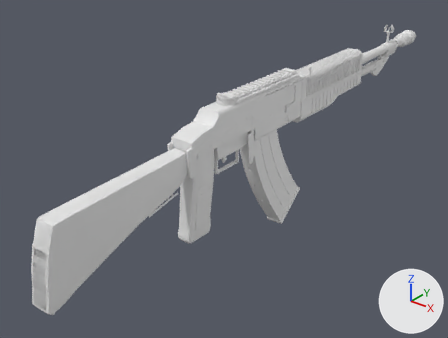
One commit to the glTF model models/an94/an94.glb: the scene before it, then after it.
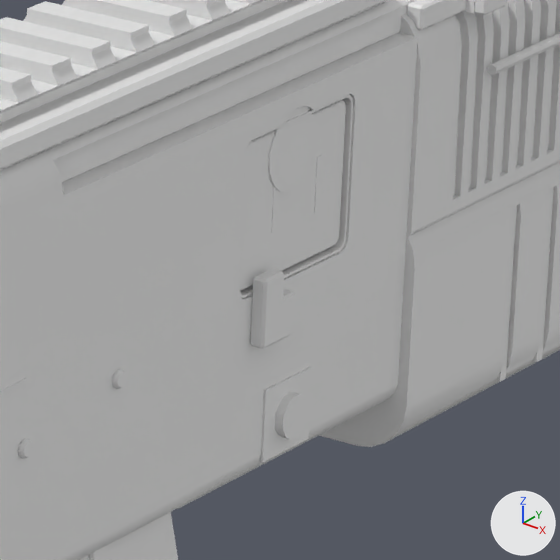
The first picture shows the older version from a 50 mm camera at (0.493, -0.53, 0.312) aimed at (-0.062, 0.164, -0.118). The close-ups show the older and then the newer version on the part from 58% to 71% of the width and 23% to 40% of the height of that picture. Only the edits that show in the close-ups are written down. Lighting does not change. The marker at lower right points along +X, +Y and +Z. Where no turn or scale is listed for an object, it has been applied to the vertices. Vertices at exactly the same position are counted once.

The first close-up shows 'base_1', 'base_2', 'base_25', 'base_26', 'base_27', 'base_3', 'base_6', 'base_93', 'handguard_44', 'mag_105', 'mag_96', 'optic_84', 'optic_85' and 10 more.
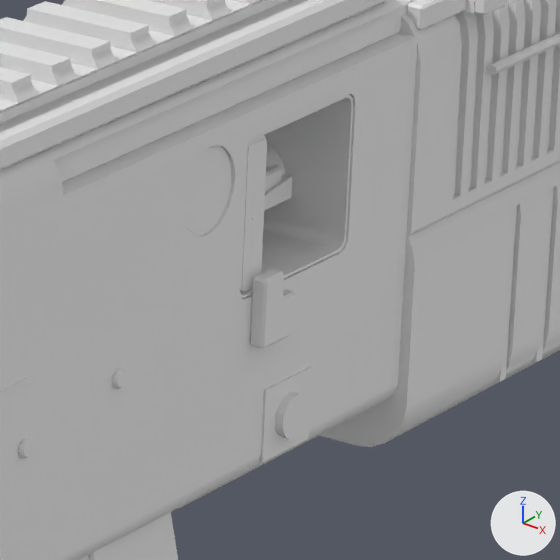
Diff of the bpy script that builds the scene:
```diff
--- a/models/an94/an94.glb.py
+++ b/models/an94/an94.glb.py
@@ me_tmp_116 @@
 # used by ob_base_1; location = (0.0, 0.0, 0.0)
-me_tmp_116.from_pydata(...)  # 497 vertices, 990 faces; spans x -0.017..0.017, y 0.0..0.255, z -0.04..0.028
+me_tmp_116.from_pydata(...)  # 529 vertices, 1054 faces; spans x -0.017..0.017, y 0.0..0.255, z -0.04..0.028
+# me_tmp_116 part 1: 82 vertices removed from x -0.002..0.017, y 0.195..0.226, z -0.04..0.027; 113 vertices added at x -0.014..0.017, y 0.19..0.204, z -0.04..0.027
+# other edits to the shape of me_tmp_116 do not show in these pictures
 me_tmp_116.materials.append(mat_polymer)
@@ me_tmp_117 @@
 # used by ob_base_3; location = (0.0, 0.0, 0.0)
-me_tmp_117.from_pydata(...)  # 48 vertices, 92 faces; spans x 0.0163..0.0167, y 0.21462..0.22782, z 0.00474..0.01794
+me_tmp_117.from_pydata(...)  # 48 vertices, 92 faces; spans x 0.0163..0.0167, y 0.19081..0.20401, z 0.00474..0.01794
+# me_tmp_117 part 2: the whole mesh is moved by (0.0, -0.02381, 0.0)
 me_tmp_117.materials.append(mat_rubber)
@@ me_tmp_110 @@
 # used by ob_base_93; location = (0.0, 0.0, 0.0)
-me_tmp_110.from_pydata(...)  # 120 vertices, 236 faces; spans x 0.011..0.0164, y 0.2078..0.2366, z -0.0082..0.0157
+me_tmp_110.from_pydata(...)  # 120 vertices, 236 faces; spans x 0.003..0.0164, y 0.2078..0.2146, z -0.0087..0.0162
+# me_tmp_110 part 3: 116 of 120 vertices moved; they spanned x 0.011..0.0164, y 0.2078..0.2366, z -0.0082..0.0157 and now span x 0.003..0.0164, y 0.2078..0.2146, z -0.0087..0.0162; mean shift (-0.0041, -0.0114, 0.0); largest move (0.0116, 0.235, 0.0157) -> (0.0035, 0.2121, 0.0162)
 me_tmp_110.materials.append(mat_black)
@@ me_tmp_117_1 @@
+me_tmp_117_1.from_pydata(...)  # 24 vertices, 44 faces; spans x 0.0036..0.0062, y 0.22258..0.23508, z -0.00052..0.00286
+me_tmp_117_1.materials.append(mat_gunmetal)  # white #e7e7e7
@@ ob_mag_100 @@
 ob_mag_100.parent = ob_part_mag
-ob_mag_100.location = (0.00563, -0.000794, -0.129)
-ob_mag_100.rotation_euler = (0.45, -0.0436, 0.0)  # degrees (26, -2.5, 0)
+ob_mag_100.location = (0.0, -0.159, -0.006)
@@ ob_mag_105 @@
 ob_mag_105.parent = ob_part_mag
-ob_mag_105.location = (0.0, -0.159, -0.006)
+ob_mag_105.location = (0.00702, 0.0158, -0.161)
+ob_mag_105.rotation_euler = (0.546, -0.0436, 0.0)  # degrees (31, -2.5, 0)
@@ ob_base_98 @@
+ob_base_98 = bpy.data.objects.new('base_98', me_tmp_117_1)
+ob_base_98.location = (0.0, 0.0, 0.0)
```

Pixel boxes (x1, y1, x2, y2) of what changed, in the close-ups (560 x 560 px; the box of a moved part takes in the faces that stretch with it):
'base_93', reshaped: before (239, 100, 346, 290); after (239, 135, 267, 292)
'base_3', moved: before (268, 108, 317, 193); after (183, 147, 231, 234)
'mag_100', moved, turned (not visible before): after (79, 512, 178, 560)
'base_98', added: after (265, 165, 282, 191)
'mag_105', moved, turned (not visible afterwards): before (88, 545, 109, 560)
part 1 of me_tmp_116, moved or reshaped: before (72, 24, 335, 548); after (64, 75, 247, 560)
'base_6', unchanged, uncovered by the edit: (239, 94, 353, 298) in both
'mag_96', unchanged, covered by the edit: before (79, 512, 178, 560)
